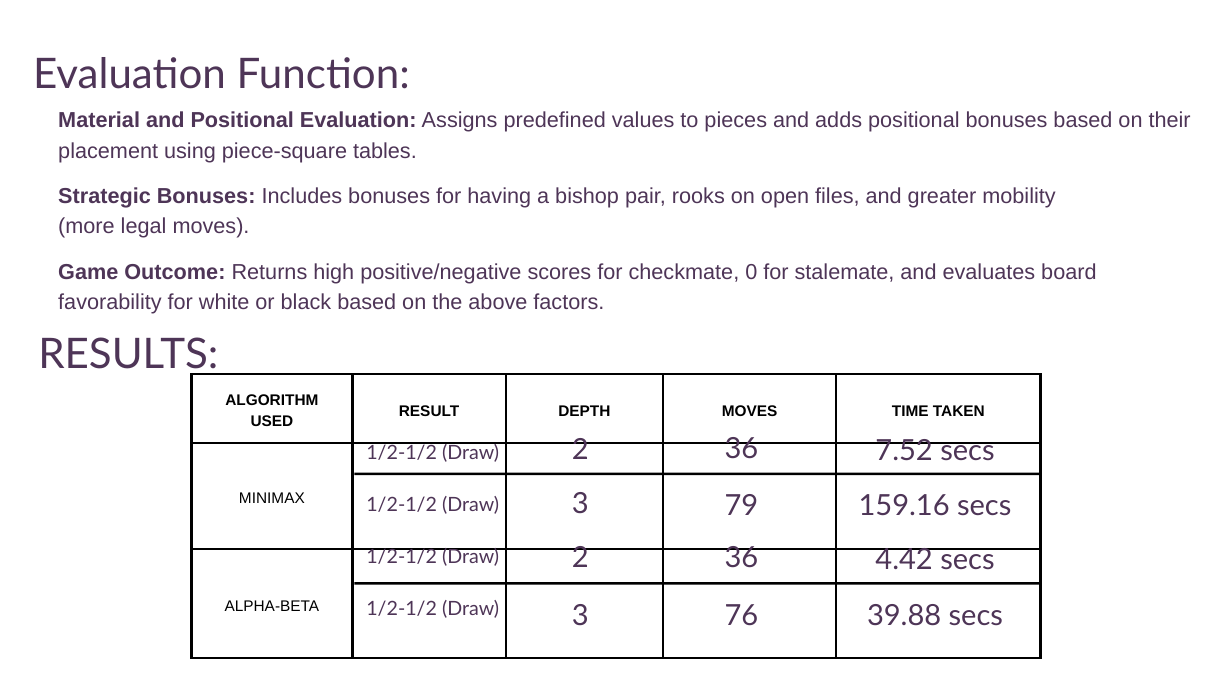
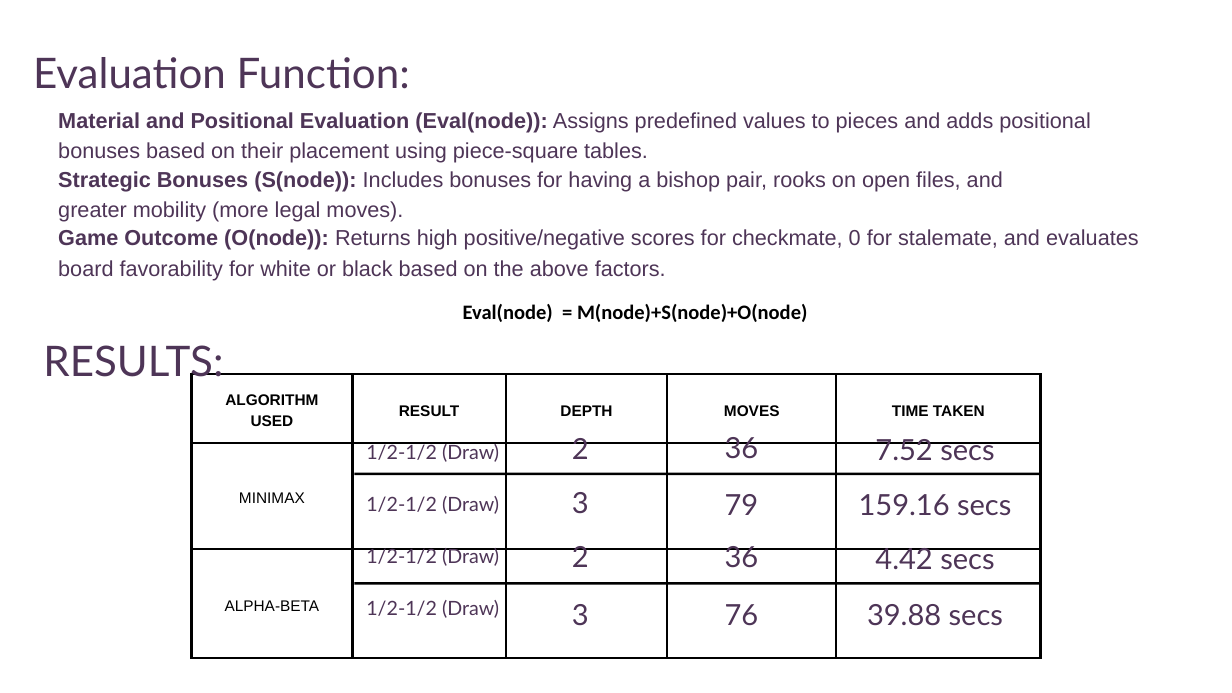
Before and after one commit to saipreethika12/AgentVerse, a slide deck: slide 4 of ASSIGNMENT_3_SLIDES.pptx. Drawn at 1232x693 pixels with LibreOffice and Linux fonts; fonts in the diff are those of the drawing; background and template pictures are left out. Boxes give left, top, right and bottom in pixels: in the first picture for what was removed or moved away, otherwise in the second. Text is boxed around its words. In the diff, an @@ line names an element or a change of style, - is before the commit and + after.

```diff
--- a/ASSIGNMENT_3_SLIDES.pptx
+++ b/ASSIGNMENT_3_SLIDES.pptx
@@ text at (58,112,1090,163): text changed @@
-Material and Positional Evaluation: Assigns predefined values to pieces and adds positional bonuses based on their placement using piece-square tables.
+Material and Positional Evaluation (Eval(node)): Assigns predefined values to pieces and adds positional bonuses based on their placement using piece-square tables.
@@ text at (58,171,1003,222): text changed @@
-Strategic Bonuses: Includes bonuses for having a bishop pair, rooks on open files, and greater mobility (more legal moves).
+Strategic Bonuses (S(node)): Includes bonuses for having a bishop pair, rooks on open files, and greater mobility (more legal moves).
@@ text at (58,229,1139,280): text changed @@
-Game Outcome: Returns high positive/negative scores for checkmate, 0 for stalemate, and evaluates board favorability for white or black based on the above factors.
+Game Outcome (O(node)): Returns high positive/negative scores for checkmate, 0 for stalemate, and evaluates board favorability for white or black based on the above factors.
@@ text "RESULTS:": place and size @@
-text "RESULTS:" at (38,337,218,377)
+text "RESULTS:" at (43,345,223,385)
@@ text added at (463,304,807,322), 24 pt, text #000000, bold @@
+Eval(node) = M(node)+S(node)+O(node)
```
